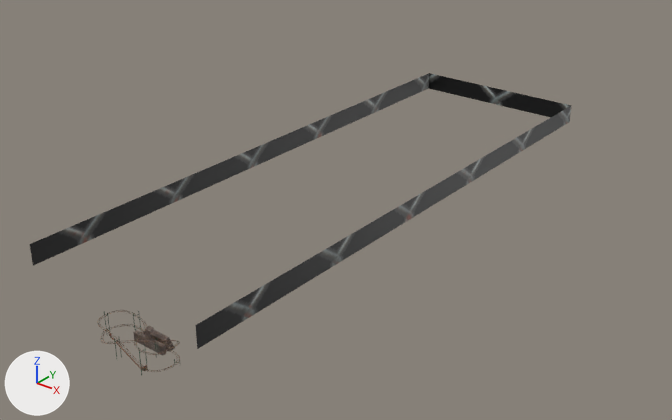
Before and after pictures for a commit that changed the Blender file media/blend/track_backup.blend.
Rendered twice from a 50 mm lens placed at (273.0, -206.0, 228.0), pointed at (-61.0, 212.0, -31.0). The axes (+X, +Y, +Z) are drawn at lower left. The lights are the same throughout.

Before the edit, the objects in view are built like this:
```python
me_plane = bpy.data.meshes.new('Plane')
me_plane.from_pydata(...)  # 8 vertices, 3 faces; spans x -26.0..92.0, y -27.0..330.0, z -6.0..6.0
me_plane.materials.append(mat_grid_png)  # picture img_grid_png
ob_plane = bpy.data.objects.new('Plane', me_plane)
ob_plane.location = (-75.2, 45.1, 5.6)
```
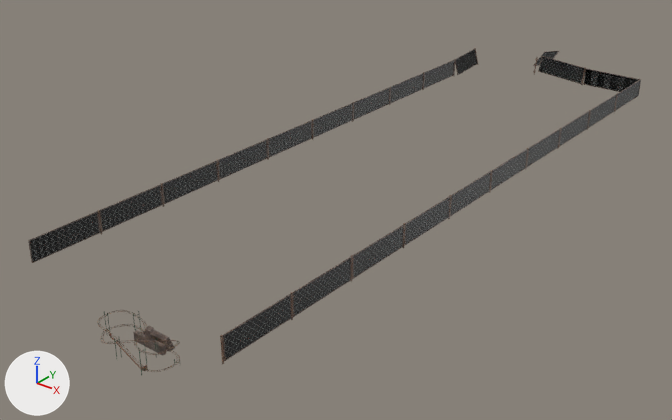
Boxes [x1, y1, x2, y2] around the edits, measured in the pictures (672 x 420 px):
'Plane', deleted: before [30, 73, 571, 349]
'Plane.000', added: after [30, 50, 640, 359]
'Cube.015', added: after [28, 49, 641, 361]
'Cube.016', added: after [98, 48, 640, 364]

The edits, one by one:
Mesh me_cube_020 is new.
It has 1104 vertices, 1058 faces and spans x -12.0..1361.0, y -440.0..4.0, z -48.0..2.0.
It uses material mat_iron_jpg (picture img_iron_jpg).
Mesh me_cube_019 is new.
It has 736 vertices, 782 faces and spans x -257.0..1795.0, y -405.0..181.0, z -58.0..1.0.
It uses material mat_iron_gray_jpg (picture img_iron_gray_jpg).
Mesh me_plane_005 is new.
It has 184 vertices, 46 faces and spans x -26.0..116.0, y -396.0..102.0, z -8.0..6.0.
It uses material mat_grid_png (picture img_grid_png).
Object 'Plane' (ob_plane) is deleted.
Object 'Cube.016' (ob_cube_016) is new; it shows me_cube_020.
Its location is (32.6, 454.4, 14.0).
Its rotation in degrees is (0, 0, 270).
Its scale is (0.322, 0.322, 0.322).
Object 'Cube.015' (ob_cube_015) is new; it shows me_cube_019.
Its location is (-10.2, 454.5, 13.7).
Its rotation in degrees is (0, 0, 270).
Its scale is (0.243, 0.243, 0.243).
Object 'Plane.000' (ob_plane_000) is new; it shows me_plane_005.
Its location is (7.6, 120.6, 7.5).
Its rotation in degrees is (0, 0, 180).
